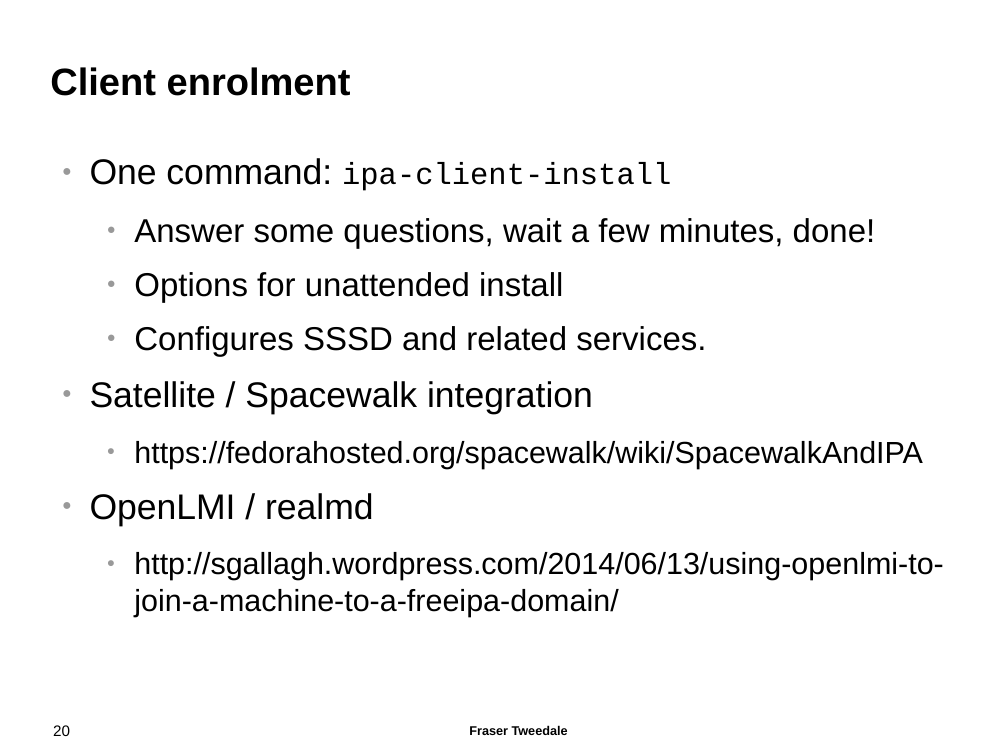
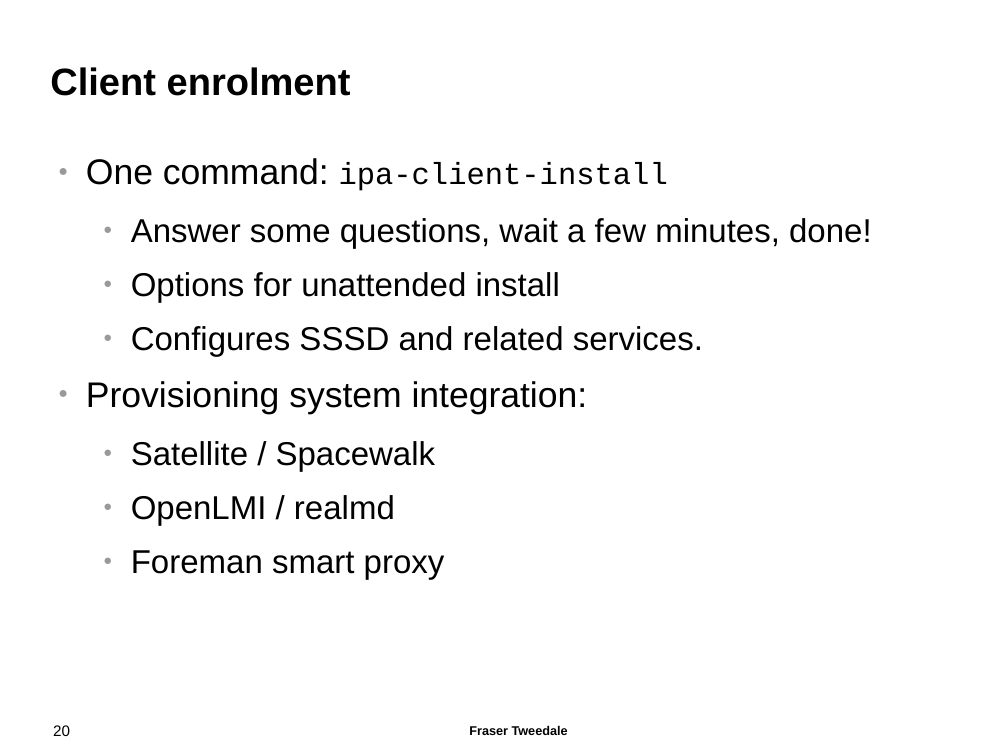
Before and after one commit to frasertweedale/talks, a slide deck: slide 20 of 20141106-osdc-freeipa/osdc2014-freeipa.odp. Drawn at 1008x756 pixels with LibreOffice and Linux fonts; fonts in the diff are those of the drawing; background and template pictures are left out. Boxes give left, top, right and bottom in pixels: in the first picture for what was removed or moved away, otherwise in the second. Text is boxed around its words. In the diff, an @@ line names an element or a change of style, - is before the commit and + after.

Commit message:
osdc2014-freeipa: update slides

```diff
--- a/20141106-osdc-freeipa/osdc2014-freeipa.odp
+++ b/20141106-osdc-freeipa/osdc2014-freeipa.odp
@@ text at [86,381,588,472]: text changed; size 24 to 28 pt @@
-● Satellite / Spacewalk integration
-  ● https://fedorahosted.org/spacewalk/wiki/SpacewalkAndIPA
+● Provisioning system integration:
+  ● Satellite / Spacewalk
@@ text at [131,495,395,526]: size 28 to 26 pt in "OpenLMI / realmd"; list level 1 to 2 in "OpenLMI / realmd" @@
@@ text at [131,550,445,580]: text changed; size 24 to 26 pt @@
-  ● http://sgallagh.wordpress.com/2014/06/13/using-openlmi-to-join-a-machine-to-a-freeipa-domain/
+  ● Foreman smart proxy
```
Also in this commit, not shown: 13 other slides changed, 1 slide added.
